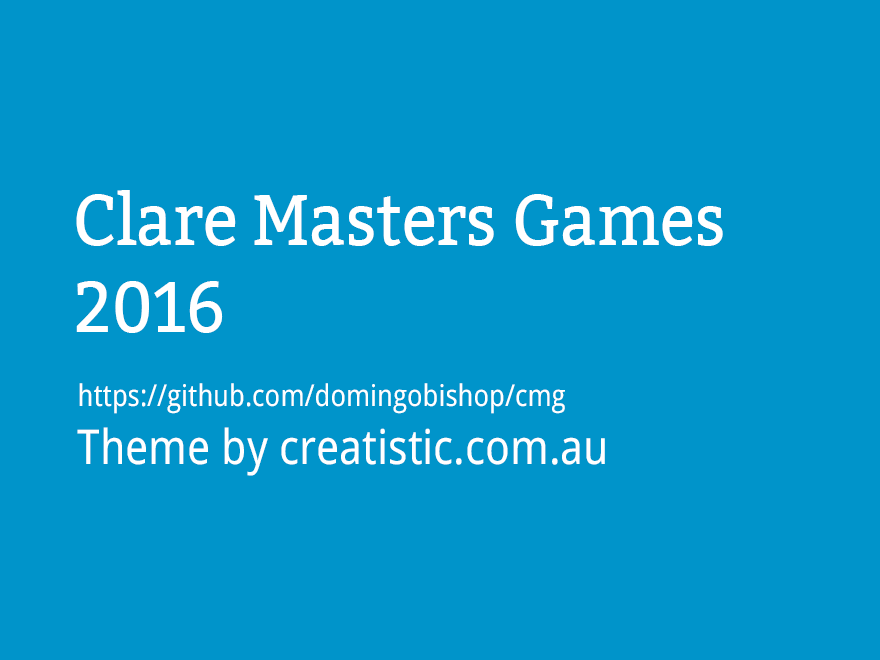
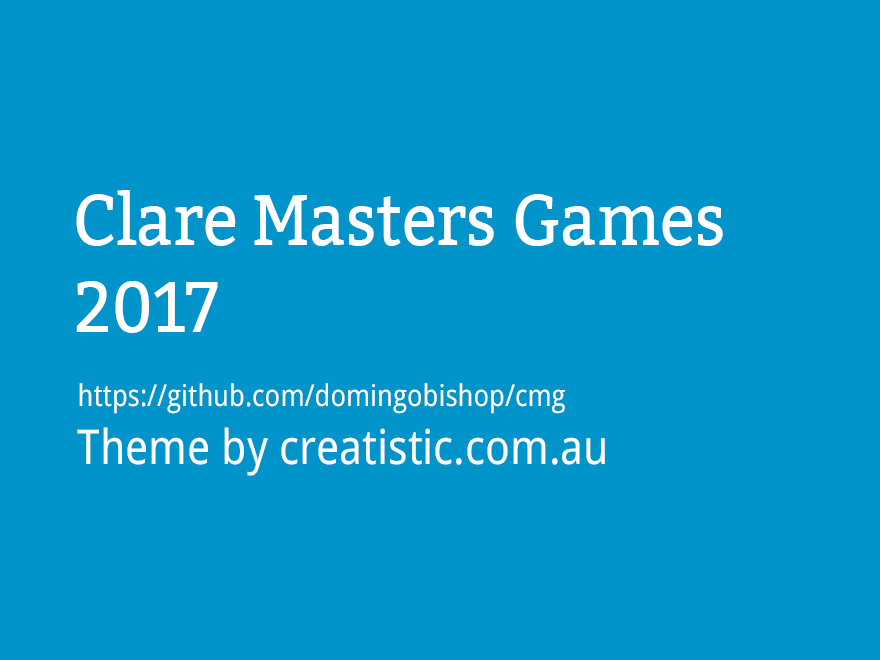
Layers edited between the first and the second 880 × 660 image:
renamed "Clare Masters Games 2016" to "Clare Masters Games 2017", painted on it over [186, 281, 223, 333]
